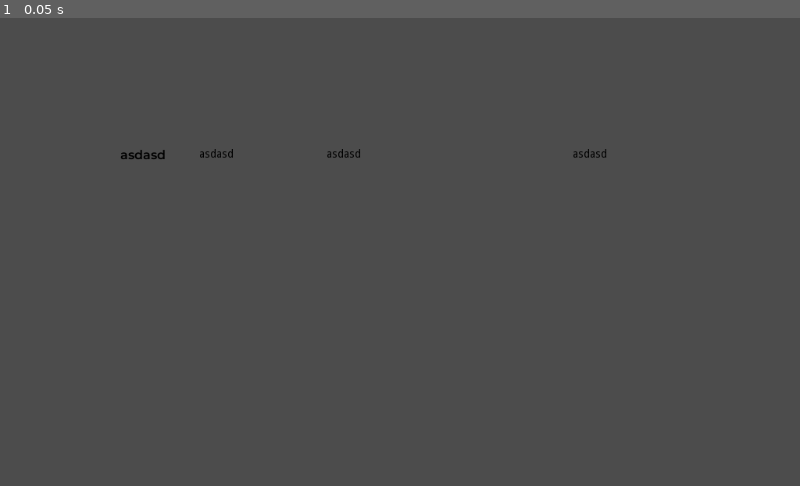
Above: before the commit, frame 1.
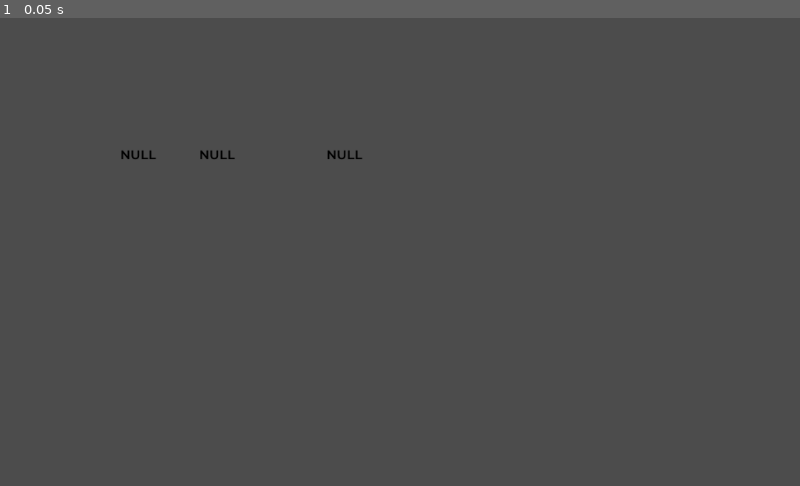
Above: after the commit, the same moment.

Repository: Matias-Barboza/DesktopAppEducarParaTransformar
Game: Godot game, scene res://MoverDespues/VBoxContainerDatos.tscn
The game is run twice, just before and just after one commit, with the same random seed, the same clock (stepped at 60 frames per second) and the same inputs. The project has no main scene, so this scene is started directly.
Inputs:
- Up to frame 1 (0.05 s): no input

The runs differ from the first frame. In frame 1, 0.2% of the frame differs, in the area x 15-76%, y 27-31%.

Commit message:
Docente
avance en la vista docente

Diff:
--- a/MoverDespues/VBoxContainerDatos.tscn
+++ b/MoverDespues/VBoxContainerDatos.tscn
@@ -1,8 +1,17 @@
-[gd_scene load_steps=3 format=2]
+[gd_scene load_steps=6 format=2]
 
 [ext_resource path="res://Recursos/Montserrat-SemiBold.ttf" type="DynamicFontData" id=1]
 
 [sub_resource type="DynamicFont" id=1]
+font_data = ExtResource( 1 )
+
+[sub_resource type="DynamicFont" id=2]
+font_data = ExtResource( 1 )
+
+[sub_resource type="DynamicFont" id=3]
+font_data = ExtResource( 1 )
+
+[sub_resource type="DynamicFont" id=4]
 font_data = ExtResource( 1 )
 
 [node name="Al1" type="Control"]
@@ -21,7 +30,7 @@
 anchor_bottom = 1.0
 custom_colors/font_color = Color( 0, 0, 0, 1 )
 custom_fonts/font = SubResource( 1 )
-text = "asdasd"
+text = "NULL"
 valign = 1
 __meta__ = {
 "_edit_use_anchors_": true
@@ -32,7 +41,7 @@
 anchor_right = 1.00273
 anchor_bottom = 1.0
 custom_colors/font_color = Color( 0, 0, 0, 1 )
-text = "asdasd"
+custom_fonts/font = SubResource( 2 )
 valign = 1
 __meta__ = {
 "_edit_use_anchors_": true
@@ -43,7 +52,8 @@
 anchor_right = 0.346995
 anchor_bottom = 1.0
 custom_colors/font_color = Color( 0, 0, 0, 1 )
-text = "asdasd"
+custom_fonts/font = SubResource( 3 )
+text = "NULL"
 valign = 1
 __meta__ = {
 "_edit_use_anchors_": true
@@ -54,7 +64,8 @@
 anchor_right = 0.775956
 anchor_bottom = 1.0
 custom_colors/font_color = Color( 0, 0, 0, 1 )
-text = "asdasd"
+custom_fonts/font = SubResource( 4 )
+text = "NULL"
 valign = 1
 __meta__ = {
 "_edit_use_anchors_": true
--- a/Pantallas/PantallaEstudiantes.gd
+++ b/Pantallas/PantallaDocente.gd
@@ -7,7 +7,10 @@
 
 
 var alumnos = 0
-var listaAlumnos = {}
+var listaLegajoAlumnos = {}
+var listaNombreAlumnos = {}
+var listaApellidoAlumnos = {}
+var listaNotaAlumnos = {}
 var headers = ["Content-Type: application/json"]
 var URL = "https://educar-para-transformar.onrender.com/api/students"
 
@@ -22,7 +25,10 @@
 		print("todo ok pa")
 		print(json.result)
 		for alumno in json.result:
-			listaAlumnos[i] = alumno.file_number
+			listaLegajoAlumnos[i] = alumno.file_number
+			listaNombreAlumnos[i] = alumno.firstname
+			listaApellidoAlumnos[i] = alumno.lastname
+			#listaNotaAlumnos[i] = alumno.id
 			alumnos += 1
 			i+= 1
 		instanciarAlumnos()
@@ -51,5 +57,8 @@
 	var i = 0
 	while i < alumnos:
 		var hijo = conjuntoAlumnos.get_child(i)
-		hijo.get_node("LabelLegajo").text = listaAlumnos[i]
+		hijo.get_node("LabelLegajo").text = listaLegajoAlumnos[i]
+		hijo.get_node("LabelNombre").text = listaNombreAlumnos[i]
+		hijo.get_node("LabelApellido").text = listaApellidoAlumnos[i]
+		#hijo.get_node("LabelNota").text = "%s" % listaNotaAlumnos[i]
 		i += 1
--- a/Pantallas/PantallaEstudiantes.tscn
+++ b/Pantallas/PantallaDocente.tscn
@@ -1,8 +1,8 @@
 [gd_scene load_steps=15 format=2]
 
-[ext_resource path="res://Recursos/Montserrat-SemiBold.ttf" type="DynamicFontData" id=1]
-[ext_resource path="res://Pantallas/PantallaEstudiantes.gd" type="Script" id=2]
-[ext_resource path="res://MoverDespues/VBoxContainerDatos.tscn" type="PackedScene" id=3]
+[ext_resource path="res://MoverDespues/VBoxContainerDatos.tscn" type="PackedScene" id=1]
+[ext_resource path="res://Recursos/Montserrat-SemiBold.ttf" type="DynamicFontData" id=2]
+[ext_resource path="res://Pantallas/PantallaDocente.gd" type="Script" id=3]
 
 [sub_resource type="StyleBoxFlat" id=1]
 bg_color = Color( 1, 1, 1, 1 )
@@ -41,11 +41,11 @@
 size = 20
 font_data = SubResource( 10 )
 
-[node name="PantallaEstudiantes" type="Control"]
-anchor_right = 1.0
-anchor_bottom = 1.0
-script = ExtResource( 2 )
-alum = ExtResource( 3 )
+[node name="PantallaDocente" type="Control"]
+anchor_right = 1.0
+anchor_bottom = 1.0
+script = ExtResource( 3 )
+alum = ExtResource( 1 )
 
 [node name="ColorRect" type="ColorRect" parent="."]
 anchor_right = 1.0
@@ -54,7 +54,8 @@
 
 [node name="Panel" type="Panel" parent="."]
 anchor_right = 1.0
-margin_bottom = 76.0
+anchor_bottom = 0.127
+margin_bottom = -0.200005
 custom_styles/panel = SubResource( 1 )
 
 [node name="HSeparator" type="HSeparator" parent="Panel"]
@@ -75,11 +76,13 @@
 valign = 1
 
 [node name="PanelDatos" type="Panel" parent="."]
-anchor_right = 1.0
-anchor_bottom = 1.0
-margin_left = 70.0
-margin_top = 76.0
-margin_right = -63.0
+anchor_left = 0.068
+anchor_top = 0.127
+anchor_right = 0.938
+anchor_bottom = 1.0
+margin_left = 0.367996
+margin_top = -0.200005
+margin_right = 0.487976
 margin_bottom = 1.0
 custom_styles/panel = SubResource( 4 )
 
@@ -162,9 +165,6 @@
 text = "Nota"
 align = 1
 valign = 1
-__meta__ = {
-"_edit_use_anchors_": true
-}
 
 [node name="VSeparator" type="VSeparator" parent="PanelDatos"]
 anchor_left = 0.0864198
@@ -213,6 +213,8 @@
 
 [node name="HTTPRequest" type="HTTPRequest" parent="."]
 
-[node name="Alumnos" type="Node" parent="."]
+[node name="Alumnos" type="Control" parent="."]
+anchor_right = 1.0
+anchor_bottom = 1.0
 
 [connection signal="request_completed" from="HTTPRequest" to="." method="_on_HTTPRequest_request_completed"]
Not shown: 1 places in Pantallas/PantallaDocente.tscn that only renumber resources
